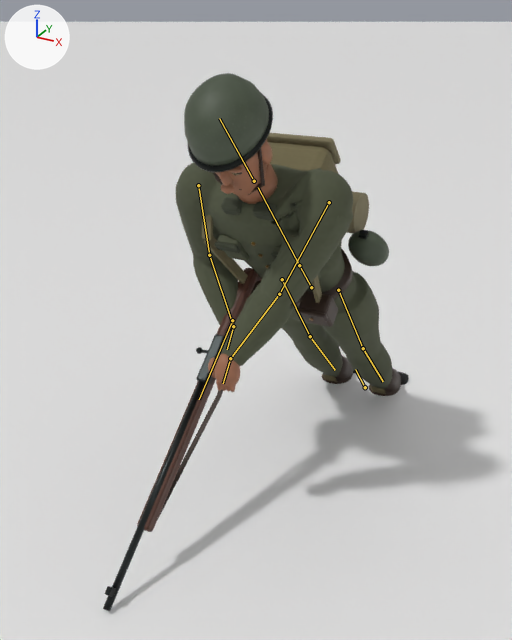
Renders of the Blender file material/land-armies/infantry.blend from each side of a commit.
Before and after are seen from a 50 mm camera at (0.879, -2.569, 1.426) aimed at (-0.088, -0.811, 0.547). Arrows for +X, +Y and +Z are at upper left; the lights stay in place. The older version comes first. Both versions are drawn at frame 22 of the action 'Death'; the numbers are the values there. The bones that change, and the others that lie on the model, are drawn over the model as lines.

In view in the first picture: 'Ironfronts_infantry', 'Preview floor'.
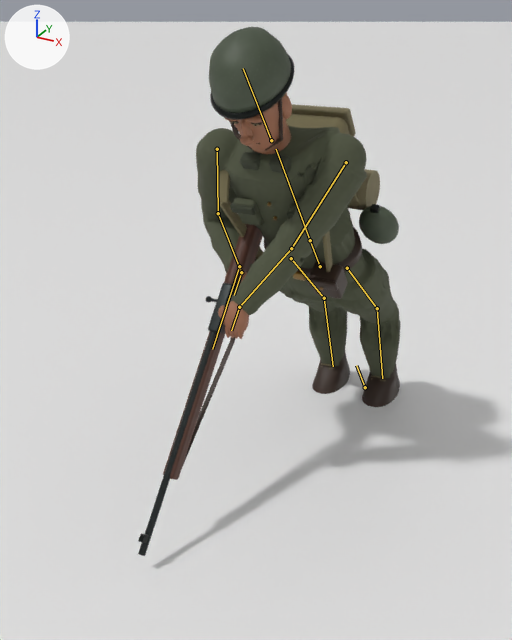
Location of each change, [x1, y1, x2, y2] in pixels of the pictures (512 x 640 px):
'Ironfronts_infantry', posed (14% narrower): before [103, 73, 409, 611]; after [138, 27, 400, 556]
bone 'Root', root to tip: before (365, 387) to (355, 369); after (365, 387) to (356, 365)
bone 'LArm', root to tip: before (329, 202) to (279, 294); after (346, 162) to (291, 248)
bone 'LForearm', root to tip: before (279, 294) to (230, 358); after (291, 248) to (239, 307)
bone 'LHand', root to tip: before (230, 358) to (223, 383); after (239, 307) to (231, 330)
bone 'RArm', root to tip: before (198, 185) to (209, 255); after (217, 149) to (218, 213)
bone 'RForearm', root to tip: before (209, 255) to (233, 326); after (218, 213) to (241, 272)
bone 'RHand', root to tip: before (233, 326) to (227, 349); after (241, 272) to (234, 295)
bone 'LThigh', root to tip: before (338, 290) to (363, 348); after (347, 268) to (377, 308)
bone 'LShin', root to tip: before (363, 348) to (383, 381); after (377, 308) to (382, 378)
bone 'RThigh', root to tip: before (282, 279) to (310, 336); after (291, 258) to (324, 298)
bone 'RShin', root to tip: before (310, 336) to (335, 370); after (324, 298) to (333, 366)
bone 'Weapon', root to tip: before (232, 320) to (199, 399); after (239, 266) to (212, 349)

The change in detail:
Bone 'Root' (bone_root) turns from (42, 0, 0) to (37, 0, 0) degrees about its own x, y and z.
Bone 'LArm' (bone_larm) turns from (-49, 10, 21) to (-42, 11, 29) degrees about its own x, y and z.
Bone 'LForearm' (bone_lforearm) turns from (15, 6, -23) to (17, 10, -22) degrees about its own x, y and z.
Bone 'LHand' (bone_lhand) turns from (-34, -1, -21) to (-42, -3, -24) degrees about its own x, y and z.
Bone 'RArm' (bone_rarm) turns from (-4, 0, -5) to (7, 0, -1) degrees about its own x, y and z.
Bone 'RForearm' (bone_rforearm) turns from (-7, -4, -24) to (-16, -10, -46) degrees about its own x, y and z.
Bone 'RHand' (bone_rhand) turns from (-31, 0, 25) to (-25, -1, 37) degrees about its own x, y and z.
Bone 'LThigh' (bone_lthigh) turns from (0, 0, 0) to (17, 0, 0) degrees about its own x, y and z.
Bone 'LShin' (bone_lshin) turns from (0, 0, 0) to (-37, 0, 0) degrees about its own x, y and z.
Bone 'RThigh' (bone_rthigh) turns from (0, 0, 0) to (17, 0, 0) degrees about its own x, y and z.
Bone 'RShin' (bone_rshin) turns from (0, 0, 0) to (-37, 0, 0) degrees about its own x, y and z.
Bone 'Weapon' (bone_weapon) moves from (-0.1, 0.0, 0.101) to (-0.091, -0.04, 0.16).
Bone 'Weapon' (bone_weapon) turns from (0, 0, 0) to (-15, 0, 0) degrees about its own x, y and z.
